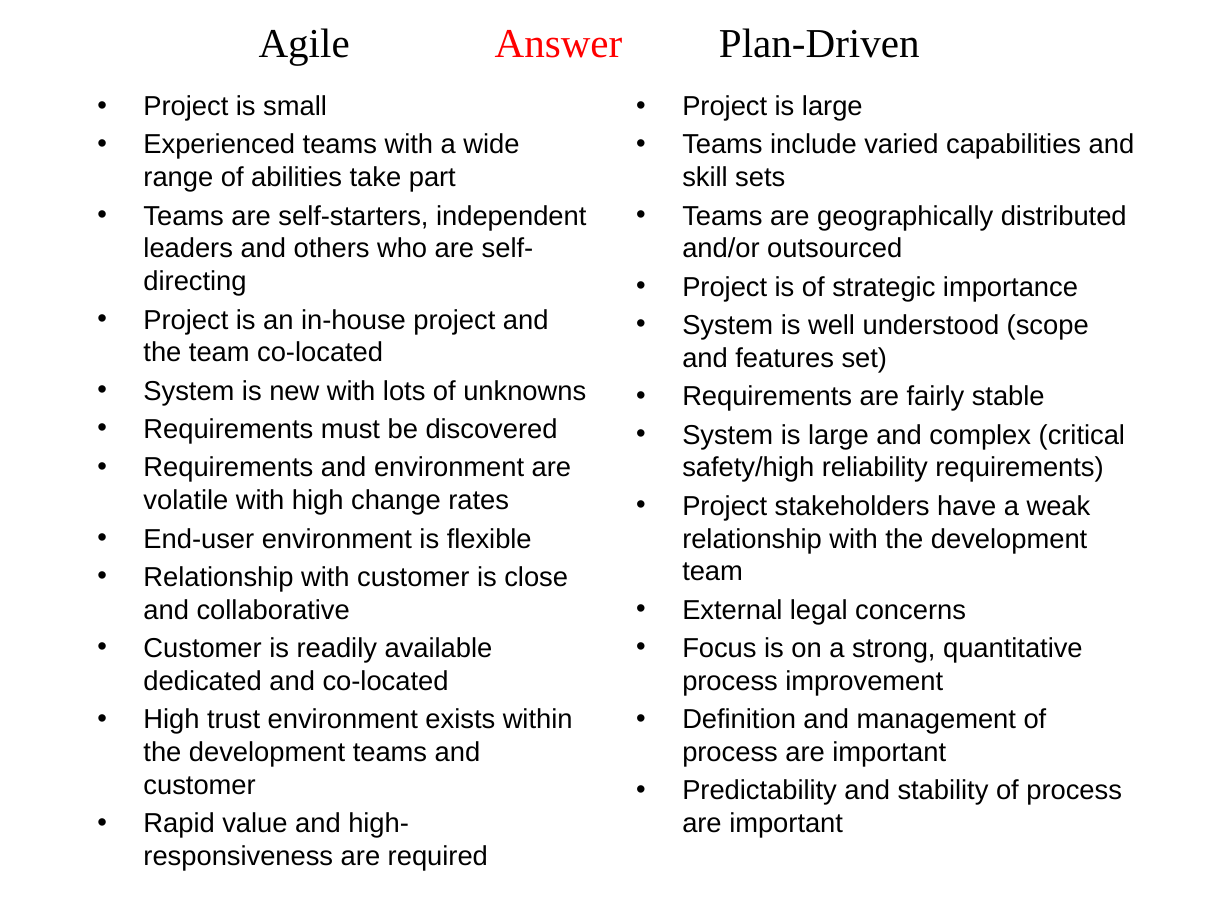
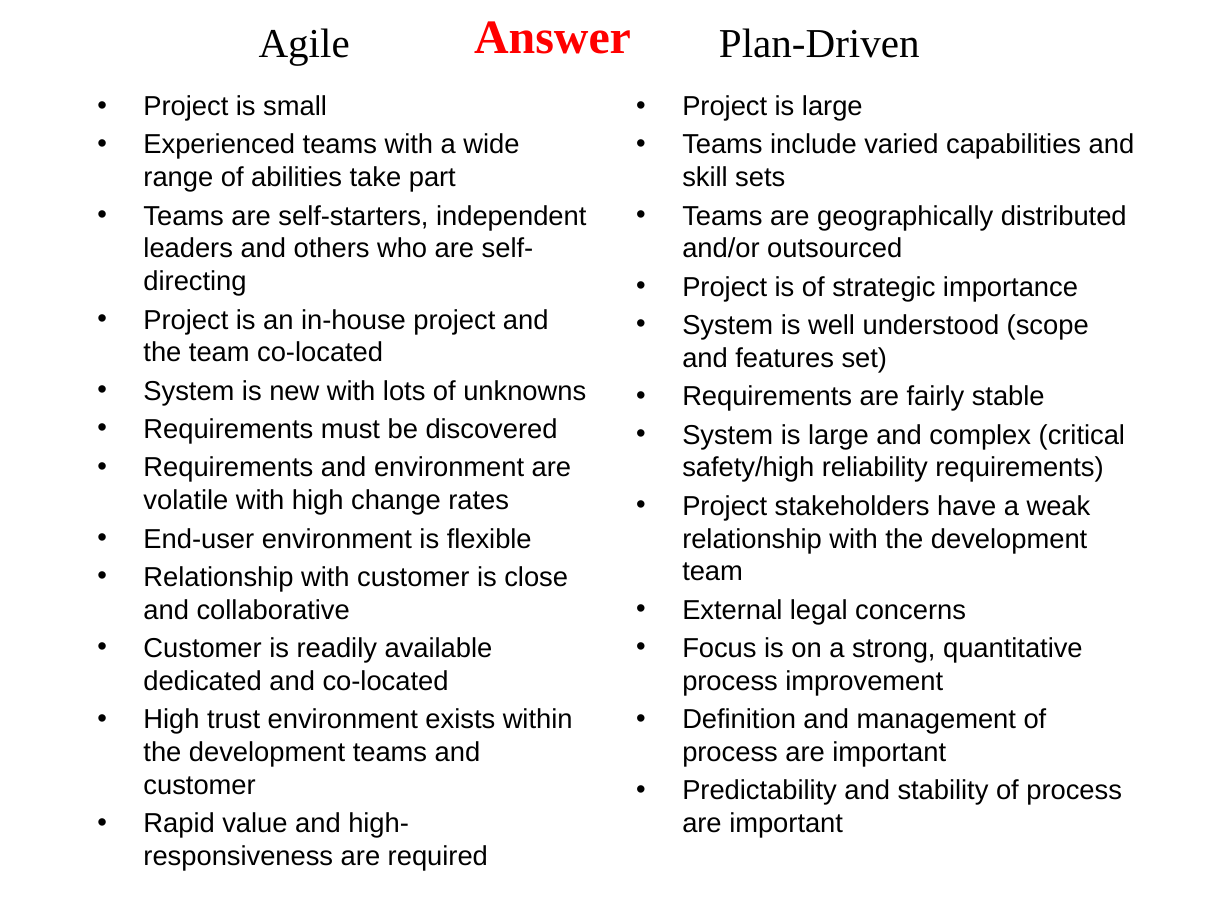
Before and after one commit to octaviordz/zjnu2017.github.io, a slide deck: slide 14 of OOAD/lectures/090--Pragmatics.pptx. Drawn at 1232x924 pixels with LibreOffice and Linux fonts; fonts in the diff are those of the drawing. Boxes give left, top, right and bottom in pixels: in the first picture for what was removed or moved away, otherwise in the second. Text is boxed around its words. In the diff, an @@ line names an element or a change of style, - is before the commit and + after.

```diff
--- a/OOAD/lectures/090--Pragmatics.pptx
+++ b/OOAD/lectures/090--Pragmatics.pptx
@@ text "Answer": place and size @@
-text "Answer" at bbox=[495, 30, 623, 58]
+text "Answer" at bbox=[474, 21, 631, 54]
@@ text "Answer" at bbox=[474, 21, 631, 54]: size 24 to 28 pt, bold on @@
```
Also in this commit, not shown: 4 other slides changed, 6 slides added, 1 other file.
